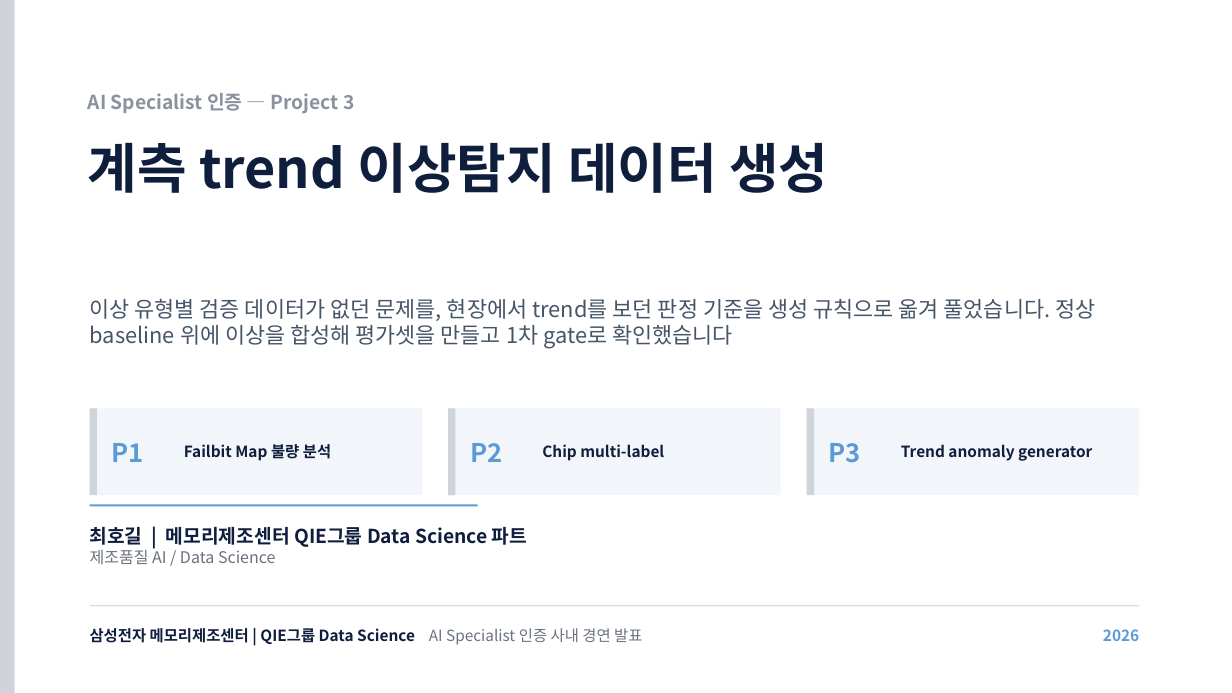
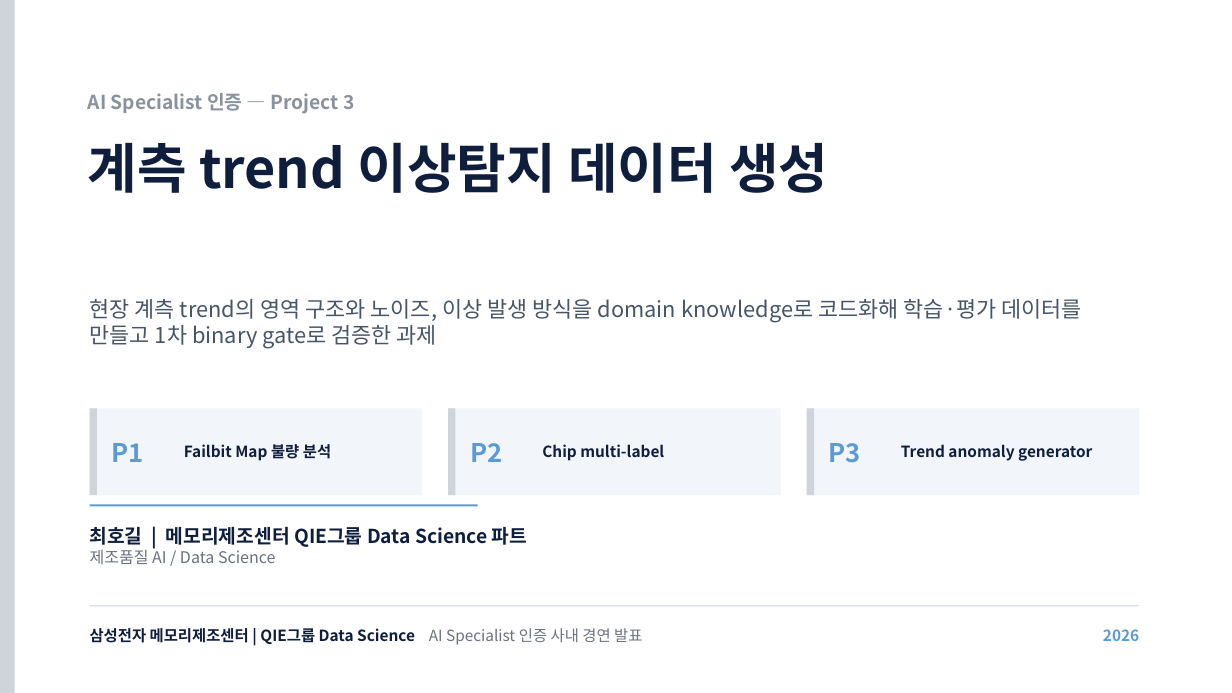
Before and after one commit to hogil/fbm_paper, a slide deck: slide 1 of recommendation/presentation/발표_P3_데이터생성_최호길.pptx. Drawn at 1232x693 pixels with LibreOffice and Linux fonts; fonts in the diff are those of the drawing. Boxes give left, top, right and bottom in pixels: in the first picture for what was removed or moved away, otherwise in the second. Text is boxed around its words. In the diff, an @@ line names an element or a change of style, - is before the commit and + after.

```diff
--- a/recommendation/presentation/발표_P3_데이터생성_최호길.pptx
+++ b/recommendation/presentation/발표_P3_데이터생성_최호길.pptx
@@ text at (90, 299, 1081, 349): text changed @@
-이상 유형별 검증 데이터가 없던 문제를, 현장에서 trend를 보던 판정 기준을 생성 규칙으로 옮겨 풀었습니다. 정상 baseline 위에 이상을 합성해 평가셋을 만들고 1차 gate로 확인했습니다
+현장 계측 trend의 영역 구조와 노이즈, 이상 발생 방식을 domain knowledge로 코드화해 학습·평가 데이터를 만들고 1차 binary gate로 검증한 과제
```
Also in this commit, not shown: 6 other slides changed, 1 slide removed, 1 other file.
